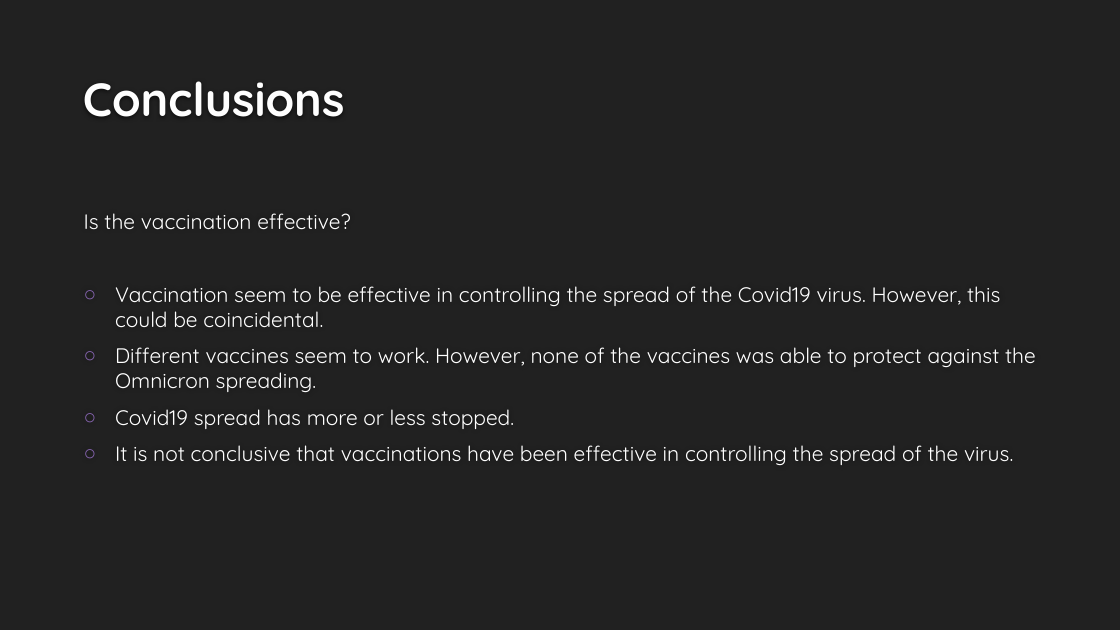
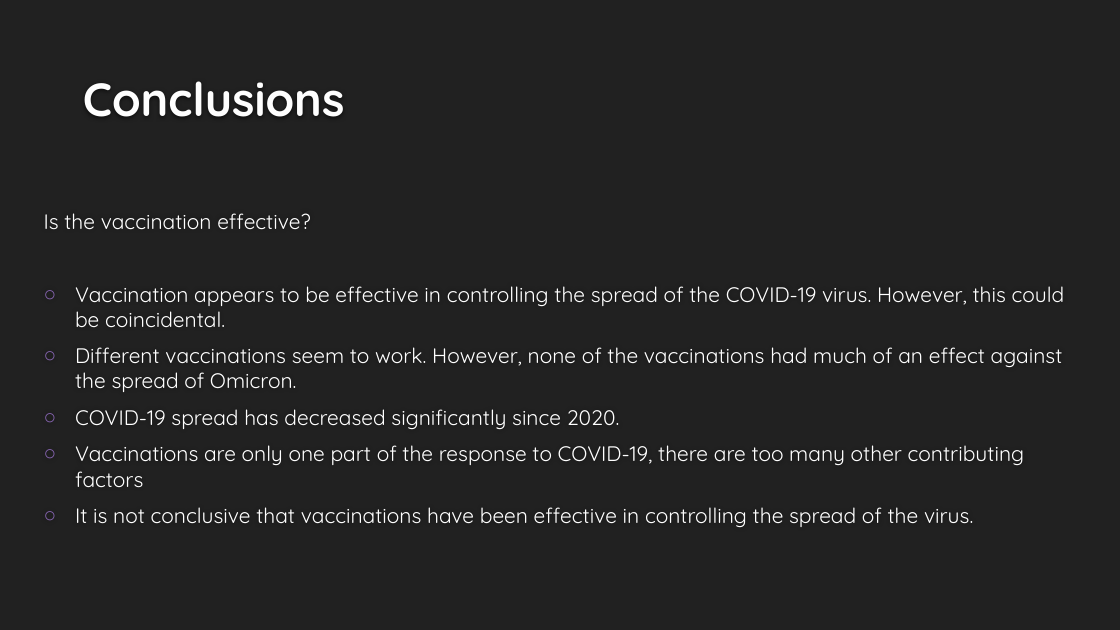
Before and after one commit to cmorrow28/project_one, a slide deck: slide 11 of Covid19_Presentation_Final.pptx. Drawn at 1120x630 pixels with LibreOffice and Linux fonts; fonts in the diff are those of the drawing; background and template pictures are left out. Boxes give left, top, right and bottom in pixels: in the first picture for what was removed or moved away, otherwise in the second. Text is boxed around its words. In the diff, an @@ line names an element or a change of style, - is before the commit and + after.

```diff
--- a/Covid19_Presentation_Final.pptx
+++ b/Covid19_Presentation_Final.pptx
@@ text "Is the vaccination effective?": place and size @@
-text "Is the vaccination effective?" at (84,213,1036,465)
+text "Is the vaccination effective?" at (44,213,1064,527)
@@ text at (75,286,1064,487): text changed @@
-○ Vaccination seem to be effective in controlling the spread of the Covid19 virus. However, this could be coincidental.
-○ Different vaccines seem to work. However, none of the vaccines was able to protect against the Omnicron spreading.
-○ Covid19 spread has more or less stopped.
+○ Vaccination appears to be effective in controlling the spread of the COVID-19 virus. However, this could be coincidental.
+○ Different vaccinations seem to work. However, none of the vaccinations had much of an effect against the spread of Omicron.
+○ COVID-19 spread has decreased significantly since 2020.
+○ Vaccinations are only one part of the response to COVID-19, there are too many other contributing factors
```
Also in this commit, not shown: 10 other slides changed.
